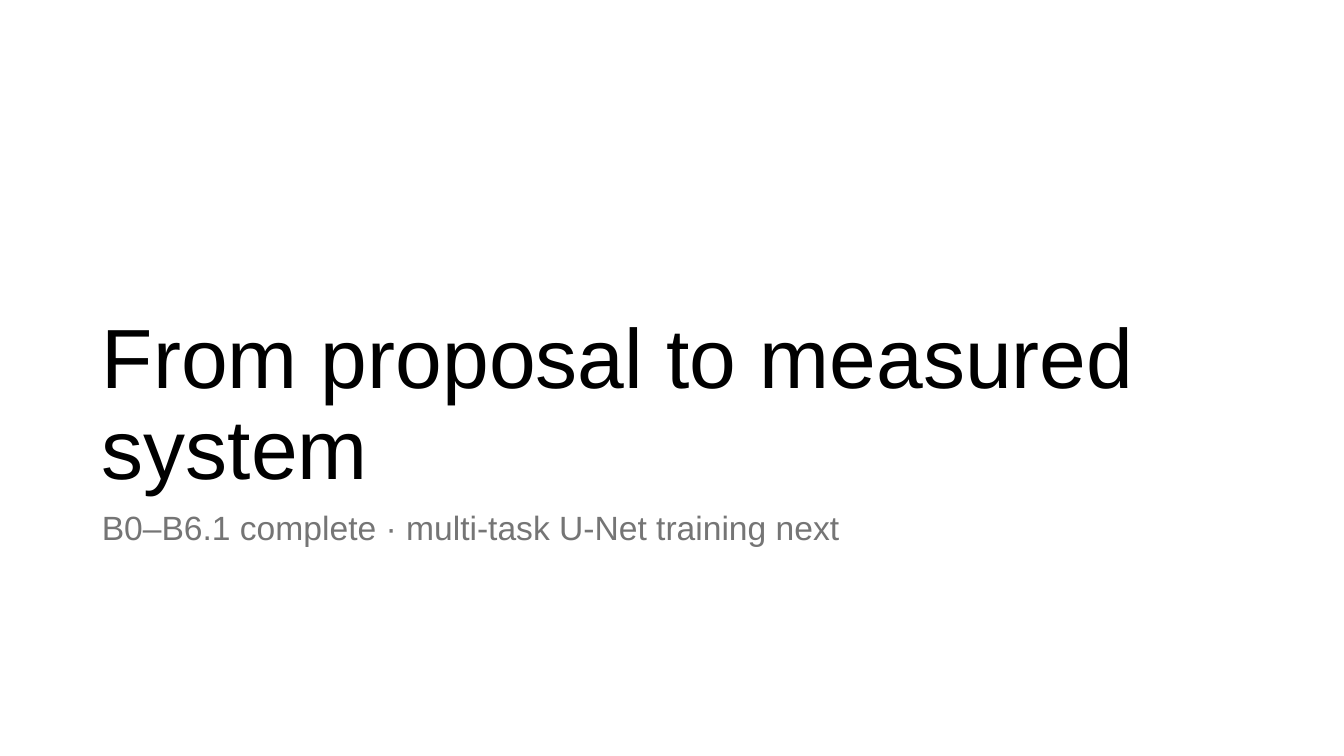
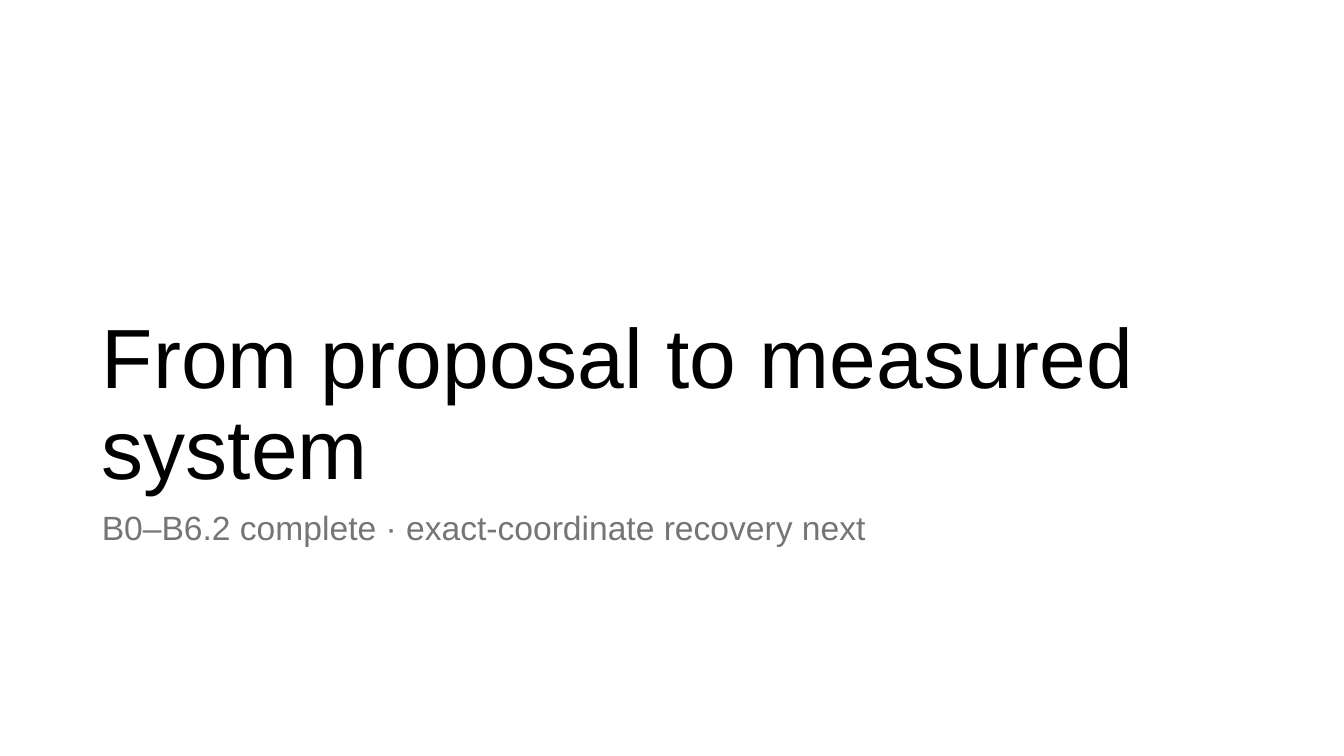
Before and after one commit to nocleo/ADVLSI2_Project_updated, a slide deck: slide 9 of presentation/ADVLSI2_DRC_CNN_Project_Progress.pptx. Drawn at 1344x756 pixels with LibreOffice and Linux fonts; fonts in the diff are those of the drawing. Boxes give left, top, right and bottom in pixels: in the first picture for what was removed or moved away, otherwise in the second. Text is boxed around its words. In the diff, an @@ line names an element or a change of style, - is before the commit and + after.

```diff
--- a/presentation/ADVLSI2_DRC_CNN_Project_Progress.pptx
+++ b/presentation/ADVLSI2_DRC_CNN_Project_Progress.pptx
@@ text at (102, 515, 865, 547): text changed @@
-B0–B6.1 complete · multi-task U-Net training next
+B0–B6.2 complete · exact-coordinate recovery next
```
Also in this commit, not shown: 3 other slides changed, 1 slide added, 1 slide removed, 8 other files.
